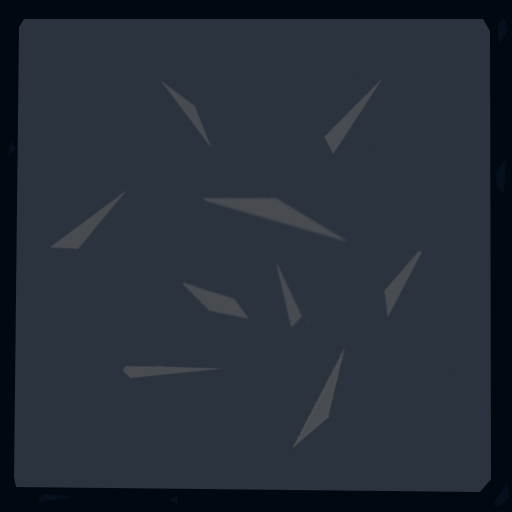
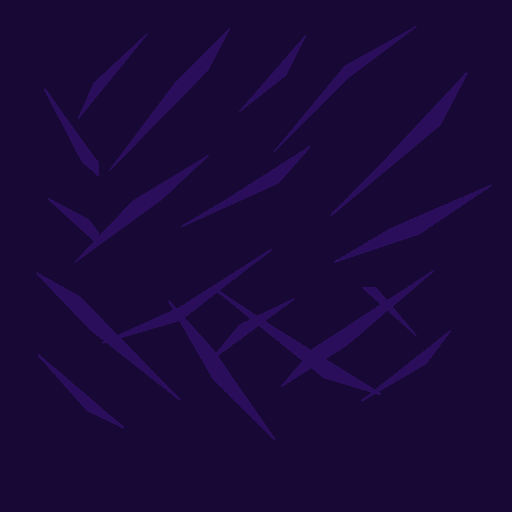
Two versions of the same layered image (512×512). Layer-by-layer changes:
renamed "Layer 2" to "Layer 3 copy 2", showed it, painted on it over <box>36,26,492,448</box>
removed layer "Layer 3" over <box>49,70,460,452</box>
painted on "Layer 1" over <box>0,0,512,512</box>
removed layer "Layer 0" over <box>0,0,512,512</box>
